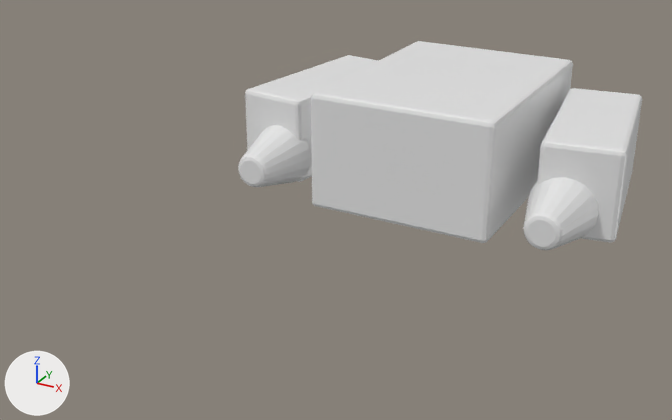
An edit to the FBX model Assets/FBX/generated/SM_Ship_Escort_01_Engine.fbx, drawn before and after from the same camera.
Rendered twice from a camera (50 mm lens) standing at (277.0, -697.0, 253.0) and looking at (-30.0, -139.0, -26.0). The axes (+X, +Y, +Z) are drawn at lower left. The lights are the same throughout. The first picture is the older version.

In view in the first picture: 'SM_Ship_Escort_01_Engine'.
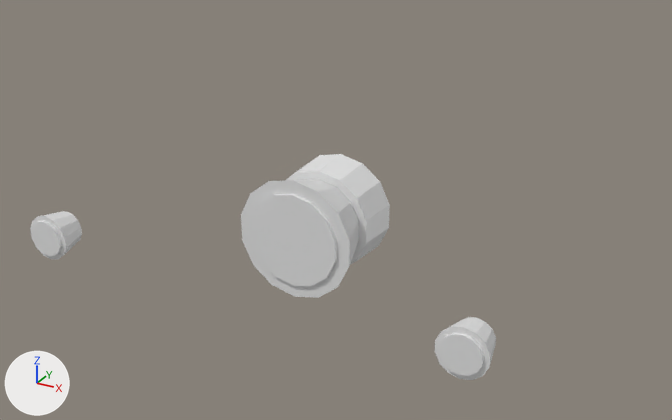
What differs and where, as boxes [x1, y1, x2, y2] in the pictures (672 x 420 px):
'SM_Ship_Escort_01_Engine', reshaped, moved (15% wider, 8% taller)
    before: [238, 41, 642, 250]
    after: [30, 154, 496, 380]
part 1 of me_cube_137, added
    after: [286, 154, 390, 265]
part 2 of me_cube_137, added
    after: [241, 179, 359, 298]
part 3 of me_cube_137, added
    after: [251, 194, 337, 286]
part 4 of me_cube_137, added
    after: [30, 211, 82, 259]
part 5 of me_cube_137, added
    after: [32, 221, 62, 256]
part 6 of me_cube_137, added
    after: [435, 317, 496, 380]
part 7 of me_cube_137, added
    after: [439, 333, 484, 376]
part 8 of me_cube_137, deleted
    before: [523, 177, 598, 250]
part 9 of me_cube_137, deleted
    before: [238, 125, 312, 187]
part 10 of me_cube_137, deleted
    before: [311, 41, 573, 243]
part 11 of me_cube_137, deleted
    before: [537, 88, 642, 243]
part 12 of me_cube_137, deleted
    before: [245, 55, 378, 182]

What the commit changed:
me_cube_137 is used by ob_sm_ship_escort_01_engine; location (0.0, -1.3, -2.5).
me_cube_137 had 408 vertices, 366 faces and spanned x -160.0..160.0, y -116.0..101.0, z -45.0..50.0.
me_cube_137 now has 196 vertices, 112 faces and spans x -155.0..155.0, y -93.0..39.0, z -40.0..40.0.
me_cube_137 part 1: a new loose piece, a 14-sided cut cone along y (radius 35.0 at the low end, 37.0 at the high end) spanning x -36.0..36.0, y 9.0..39.0, z -37.0..37.0, in mat_m_engine_block (white #e7e7e7).
me_cube_137 part 2: a new loose piece, a 14-sided cut cone along y (radius 40.0 at the low end, 30.0 at the high end) spanning x -39.0..39.0, y -23.0..9.0, z -40.0..40.0, in mat_m_engine_block (white #e7e7e7).
me_cube_137 part 3: a new loose piece, a 14-sided cylinder along y spanning x -30.5..30.5, y -24.5..-22.6, z -31.2..31.5, in mat_m_engine_block (white #e7e7e7).
me_cube_137 part 4: a new loose piece, a 14-sided cut cone along y (radius 15.0 at the low end, 11.0 at the high end) spanning x -155.0..-125.0, y -92.0..-73.0, z -17.0..13.0, in mat_m_engine_block (white #e7e7e7).
me_cube_137 part 5: a new loose piece, a 14-sided cylinder along y spanning x -151.3..-128.4, y -93.5..-91.6, z -13.5..10.0, in mat_m_engine_block (white #e7e7e7).
me_cube_137 part 6: a new loose piece, a 14-sided cut cone along y (radius 15.0 at the low end, 11.0 at the high end) spanning x 125.0..155.0, y -92.0..-73.0, z -17.0..13.0, in mat_m_engine_block (white #e7e7e7).
me_cube_137 part 7: a new loose piece, a 14-sided cylinder along y spanning x 128.4..151.3, y -93.5..-91.6, z -13.5..10.0, in mat_m_engine_block (white #e7e7e7).
me_cube_137 part 8: the loose piece of 120 vertices spanning x 94.0..146.0, y -116.0..-61.0, z -44.0..9.0 is deleted.
me_cube_137 part 9: the loose piece of 120 vertices spanning x -146.0..-94.0, y -116.0..-61.0, z -44.0..9.0 is deleted.
me_cube_137 part 10: the loose piece of 56 vertices spanning x -75.0..75.0, y -99.0..101.0, z -45.0..50.0 is deleted.
me_cube_137 part 11: the loose piece of 56 vertices spanning x 80.0..160.0, y -72.0..84.0, z -40.0..32.0 is deleted.
me_cube_137 part 12: the loose piece of 56 vertices spanning x -160.0..-80.0, y -72.0..84.0, z -40.0..32.0 is deleted.
Object 'SM_Ship_Escort_01_Engine' (ob_sm_ship_escort_01_engine) moves from (0.0, -1.3, -2.5) to (0.0, -225.4, 1.7).
